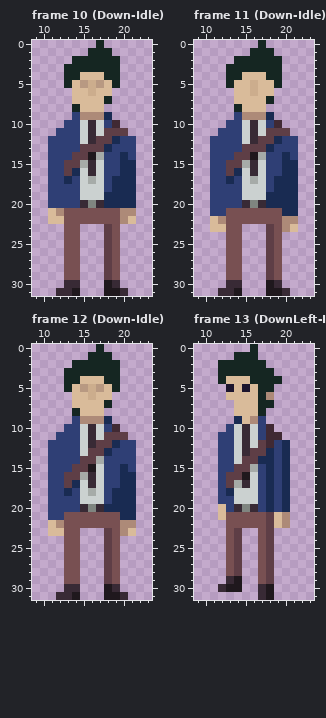
One commit to this pixel-art file: assets_builders/Art/Teo.aseprite. The picture above is the old version.
32x32 pixels, 121 frames. Shown: frame 10 (Down-Idle): x 9..23, y 0..31; frame 11 (Down-Idle): x 9..23, y 0..31; frame 12 (Down-Idle): x 9..23, y 0..31; frame 13 (DownLeft-Idle): x 9..23, y 0..31. The commit also changed other frames, which this record leaves out.
After:
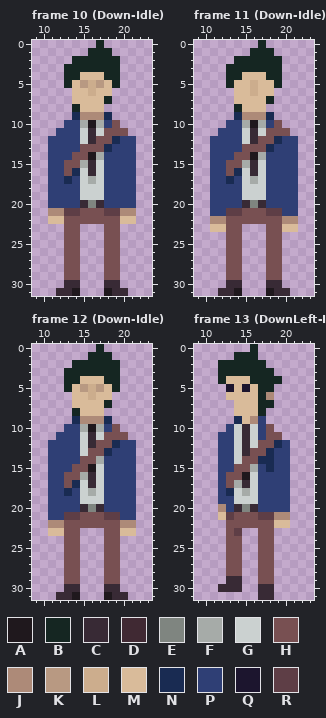
Palette (. is transparent): A #1f181d  B #152622  C #382a35  D #402933  E #7f8580  F #a6aba8  G #cbd1d0  H #785052  J #ad8a78  K #b89982  L #ccad8d  M #d9bb9a  N #192b52  P #2f3f75  Q #1c152e  R #5e3e46
Log entry: Fixed Teos and Ghosts sprites
Change:
Frame 10 (Down-Idle):
y 9: x 14 P -> N
y 10: x 15..17 GCG -> FAF; x 19 D -> H
y 11: x 18..20 RRR -> HHH
y 12: x 17..18 RR -> HH
y 13: x 15..17 RRR -> HHH
y 14: x 14..15 RR -> HH; x 20 N -> P
y 15: x 13..14 RR -> HH; x 20..21 NN -> PP
y 16: x 13 R -> H; x 20..21 NN -> PP
y 17..18: x 19..21 NNN -> PPP
y 19..20: x 18..21 NNNN -> PPPP
y 21: x 11 M -> J; x 13..14 HH -> RR; x 18..19 HH -> RR
y 22: x 20 J -> M
y 23..29: x 18 R -> H
y 30: x 18 A -> C
y 31: x 19 A -> C
Frame 11 (Down-Idle):
y 9: x 14 P -> N
y 10: x 15..17 GCG -> FAF; x 19 D -> H
y 11: x 18..20 RRR -> HHH
y 12: x 17..18 RR -> HH
y 13: x 15..17 RRR -> HHH
y 14: x 14..15 RR -> HH; x 20 N -> P
y 15: x 13..14 RR -> HH; x 20..21 NN -> PP
y 16: x 13 R -> H; x 20..21 NN -> PP
y 17..18: x 19..21 NNN -> PPP
y 19..20: x 18..21 NNNN -> PPPP
y 21: x 13..14 HH -> RR; x 18..21 HHNN -> RRPP
y 22: x 11 M -> J
y 23: x 18 R -> H; x 20 J -> M
y 24..29: x 18 R -> H
y 30: x 18 A -> C
y 31: x 19 A -> C
Frame 12 (Down-Idle):
y 9: x 14 P -> N
y 10: x 15..17 GCG -> FAF; x 19 D -> H
y 11: x 18..20 RRR -> HHH
y 12: x 17..18 RR -> HH
y 13: x 16..17 RR -> HH
y 14: x 15..16 RR -> HH
y 15: x 14..15 RR -> HH; x 20 N -> P
y 16: x 13..14 RR -> HH; x 20..21 NN -> PP
y 17: x 13 R -> H; x 20..21 NN -> PP
y 18..19: x 19..21 NNN -> PPP
y 20: x 18..21 NNNN -> PPPP
y 21: x 13..14 HH -> RR; x 18..21 HHNN -> RRPP
y 22: x 11 M -> J
y 23: x 18 R -> H; x 20 J -> M
y 24..29: x 18 R -> H
y 30: x 18 A -> C
y 31: x 19 A -> C
Frame 13 (DownLeft-Idle):
y 10: x 18 D -> H
y 11: x 18..19 DD -> HH
y 12: x 17..20 RDPN -> HHNP
y 13: x 16..17 RR -> HH; x 20 N -> P
y 14: x 15..16 RR -> HH; x 20 N -> P
y 15: x 14..15 RR -> HH; x 20 N -> P
y 16: x 13..14 RR -> HH; x 18 N -> P; x 20 N -> P
y 17: x 13 R -> H; x 18 N -> P; x 20 N -> P
y 18: x 15 G -> F; x 18 N -> P; x 20 N -> P
y 19: x 18 N -> P; x 20 N -> P
y 20: x 12 M -> J; x 18 N -> P; x 20 N -> P
y 21: x 13 H -> R; x 17 H -> R; x 19 M -> J
y 22: x 18 R -> H; x 20 J -> M
y 23: x 18 R -> H
y 24..28: x 14 R -> H; x 18 R -> H
y 29: x 14 A -> C; x 18 R -> H
y 30: x 13..14 AA -> CC; x 18 A -> C
y 31: x 18 A -> C
Changed places in both pictures, as pixel boxes (x1, y1, x2, y2):
changed: (48, 112, 136, 296)
changed: (210, 112, 298, 296)
changed: (48, 416, 136, 600)
changed: (218, 424, 290, 600)
